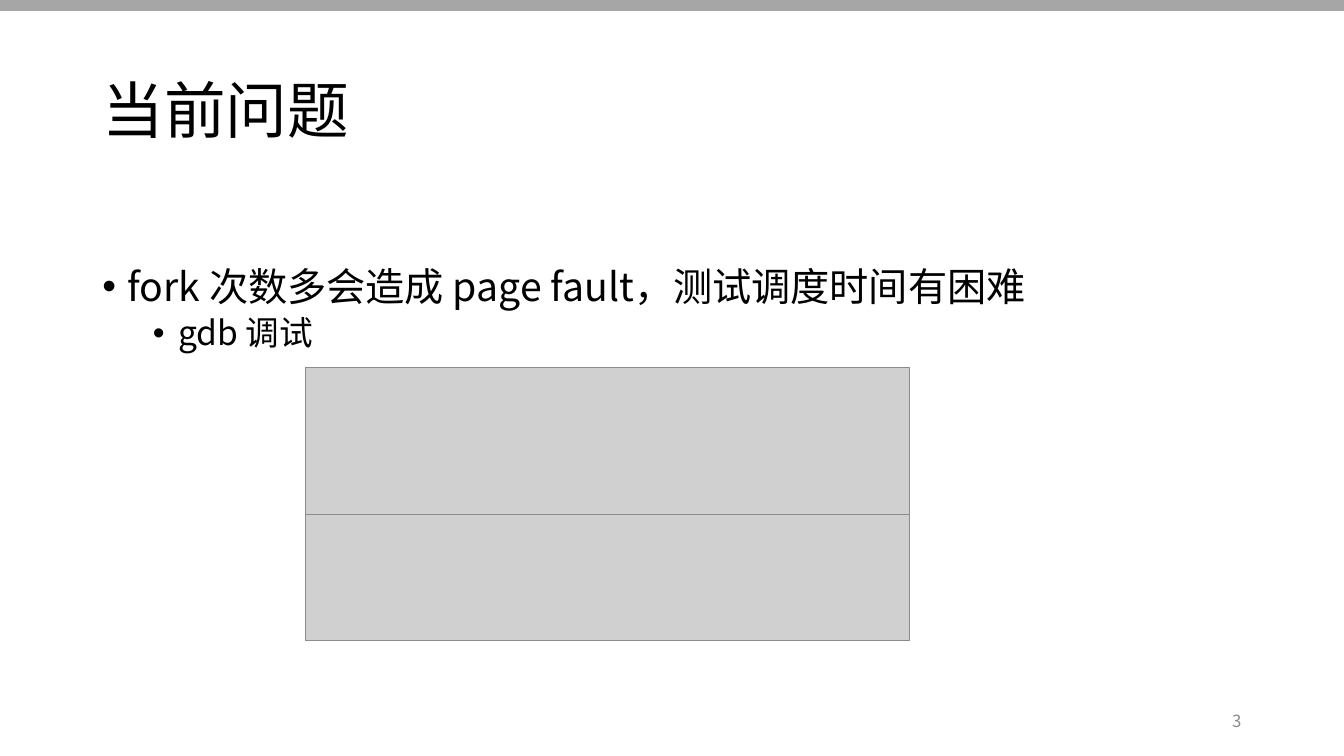
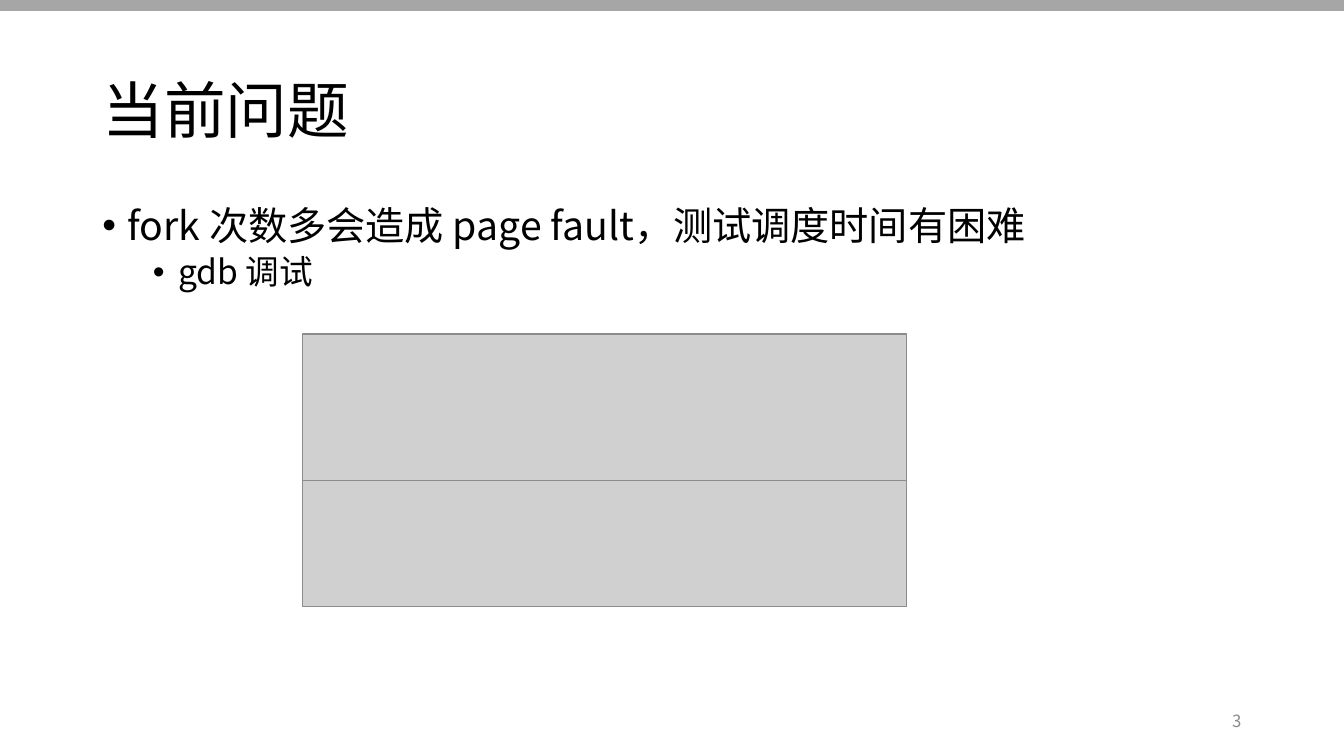
Before and after one commit to OSLab-zCore/OSLab-Docs, a slide deck: slide 3 of 进度汇报PPT汇总/week10.pptx. Drawn at 1344x756 pixels with LibreOffice and Linux fonts; fonts in the diff are those of the drawing; grey boxes stand for pictures. Boxes give left, top, right and bottom in pixels: in the first picture for what was removed or moved away, otherwise in the second. Text is boxed around its words. In the diff, an @@ line names an element or a change of style, - is before the commit and + after.

```diff
--- a/进度汇报PPT汇总/week10.pptx
+++ b/进度汇报PPT汇总/week10.pptx
@@ text "fork 次数多会造成 page fault，测试调度时间有困难": place and size @@
-text "fork 次数多会造成 page fault，测试调度时间有困难" at <box>128,268,1026,354</box>
+text "fork 次数多会造成 page fault，测试调度时间有困难" at <box>128,207,1026,293</box>
@@ picture: place and size @@
-picture at <box>307,368,910,515</box>
+picture at <box>302,334,906,481</box>
@@ picture: place and size @@
-picture at <box>307,514,910,640</box>
+picture at <box>302,481,906,607</box>
```
Also in this commit, not shown: 2 other slides changed, 1 slide removed.
